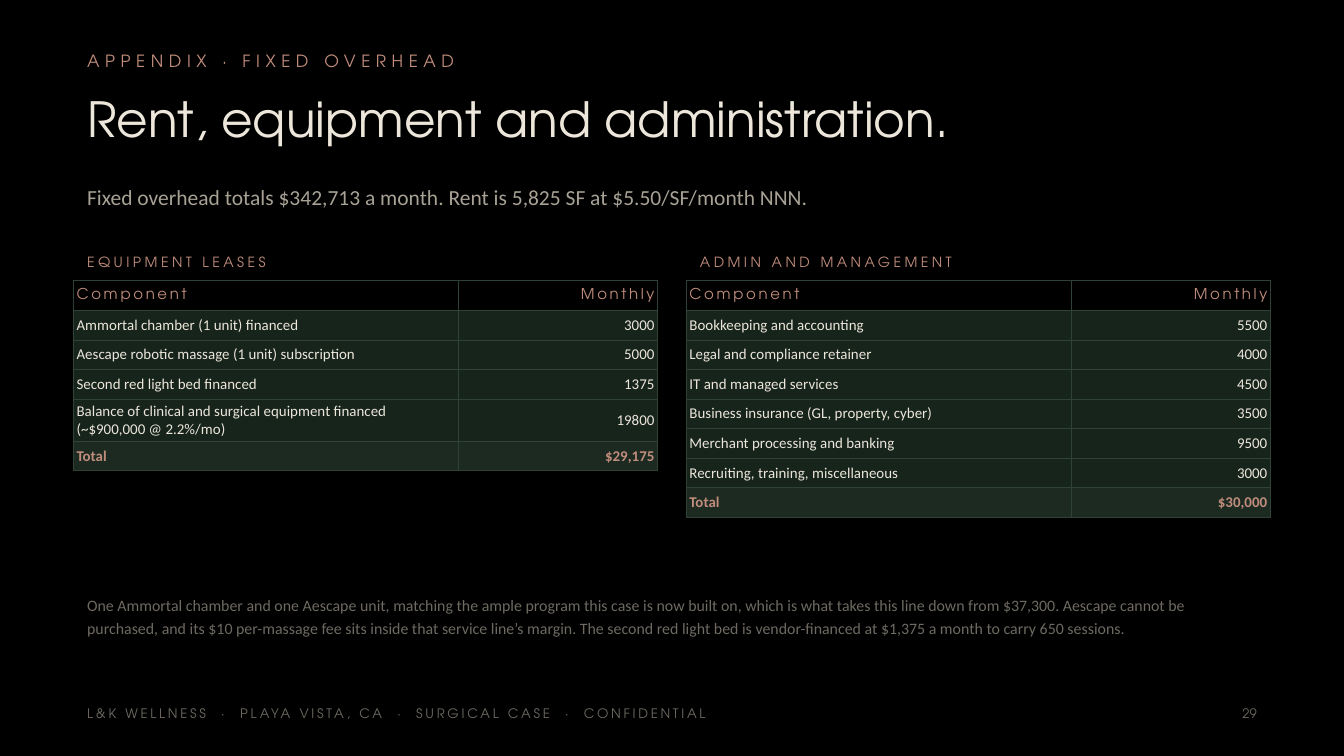
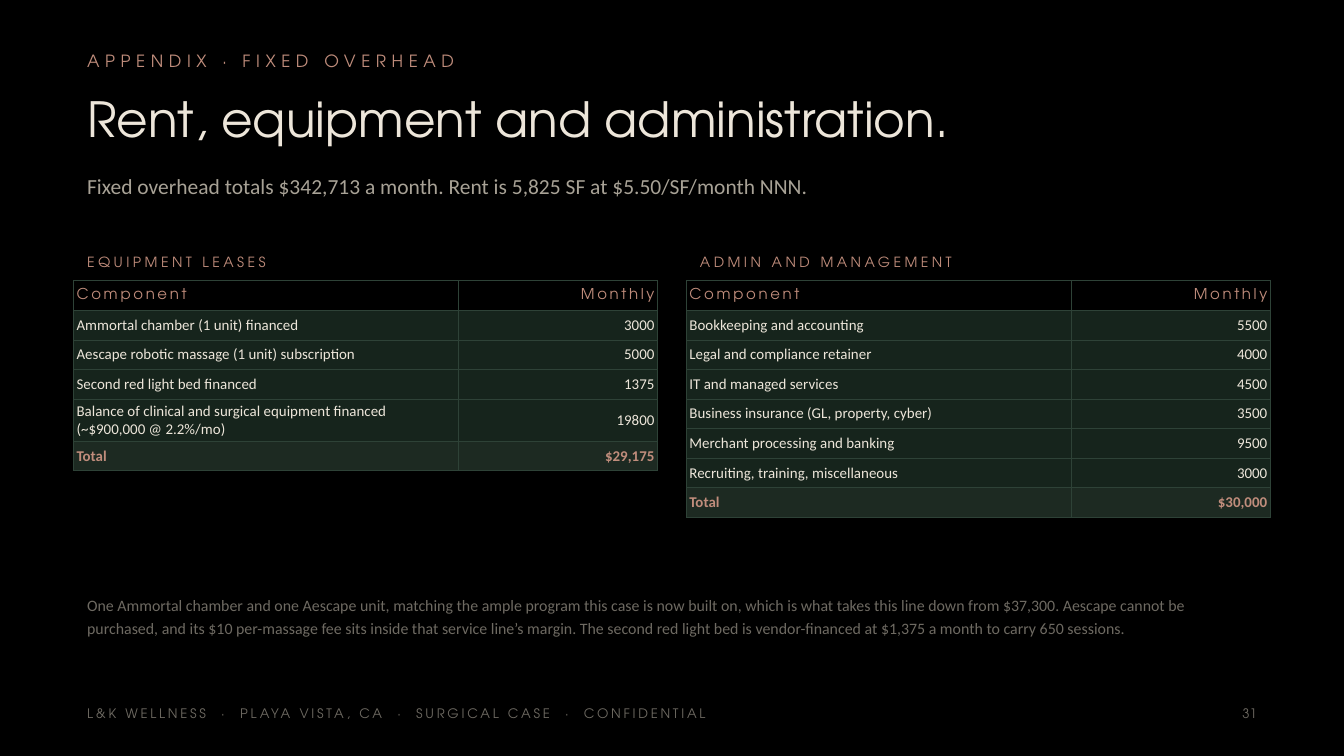
Before and after one commit to apexalpha811/lkwellness_OR, a slide deck: slide 31 of L-K-Wellness-Surgical-5.3M.pptx (slide 29 before the commit). Drawn at 1344x756 pixels with LibreOffice and Linux fonts; fonts in the diff are those of the drawing. Boxes give left, top, right and bottom in pixels: in the first picture for what was removed or moved away, otherwise in the second. Text is boxed around its words. In the diff, an @@ line names an element or a change of style, - is before the commit and + after.

```diff
--- a/L-K-Wellness-Surgical-5.3M.pptx
+++ b/L-K-Wellness-Surgical-5.3M.pptx
@@ text "Fixed overhead totals $342,713 a ..." at bbox=[87, 179, 807, 197]: vertical alignment middle to top @@
@@ text at bbox=[1242, 708, 1256, 718]: text changed @@
-29
+31
```
Also in this commit, not shown: 35 other slides changed, 6 slides added, 4 other files.
